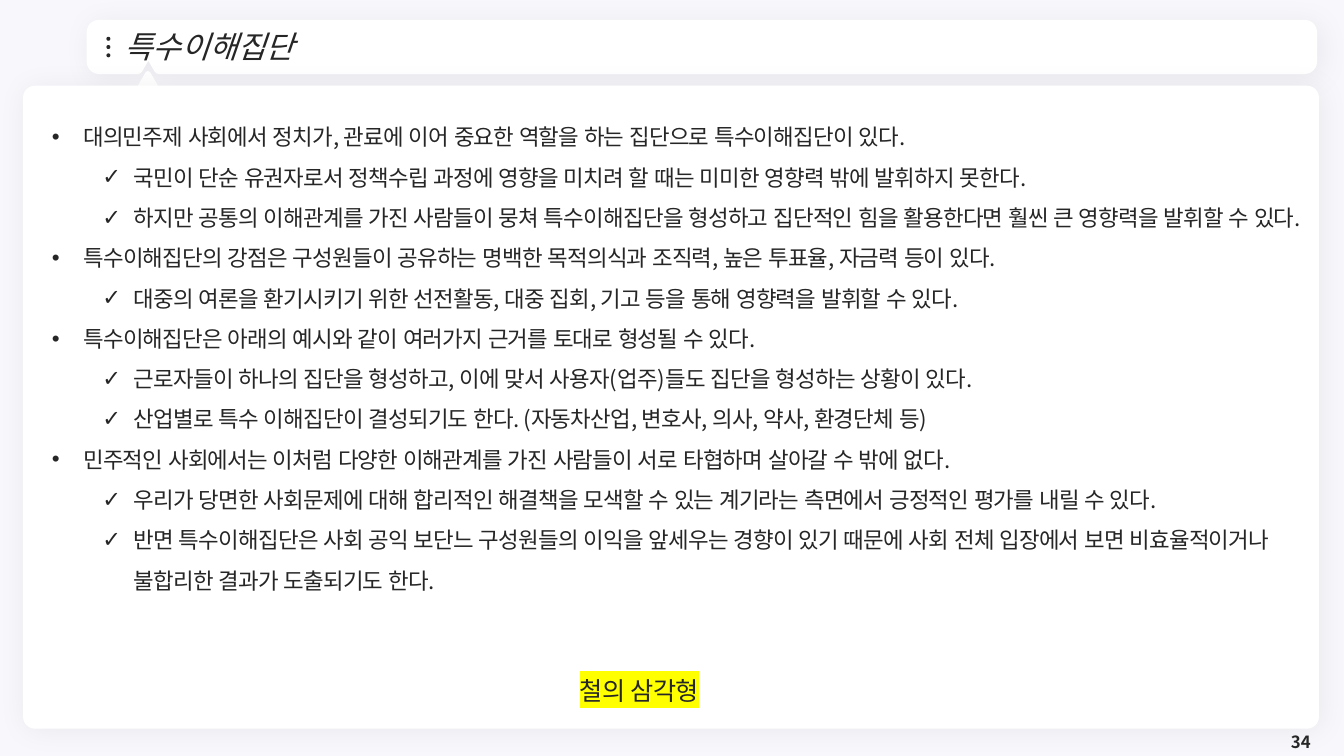
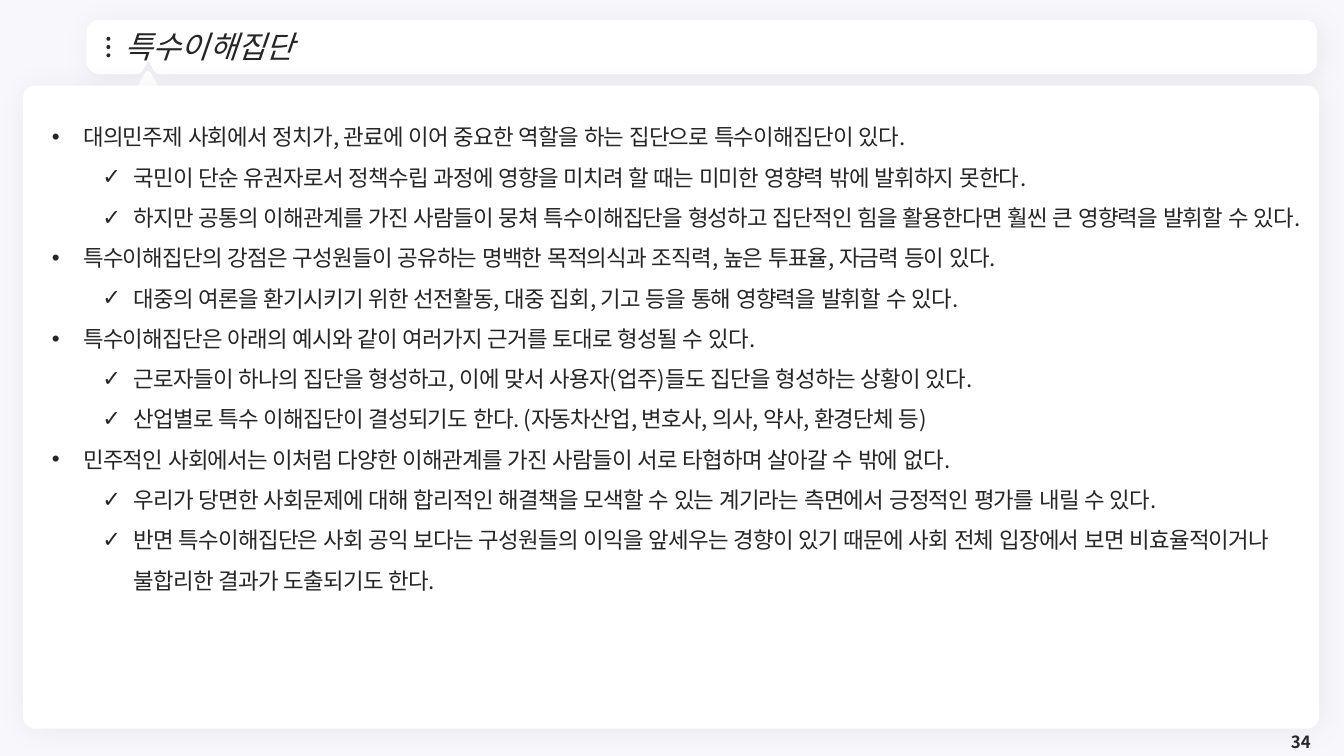
Before and after one commit to meandthey/Teaching, a slide deck: slide 34 of 재정학/01_Lectures/재정학_Chapter_5.pptx. Drawn at 1344x756 pixels with LibreOffice and Linux fonts; fonts in the diff are those of the drawing; background and template pictures are left out. Boxes give left, top, right and bottom in pixels: in the first picture for what was removed or moved away, otherwise in the second. Text is boxed around its words. In the diff, an @@ line names an element or a change of style, - is before the commit and + after.

```diff
--- a/재정학/01_Lectures/재정학_Chapter_5.pptx
+++ b/재정학/01_Lectures/재정학_Chapter_5.pptx
@@ text at (x1=134, y1=529, x2=1270, y2=591): text changed @@
-  ✓ 반면 특수이해집단은 사회 공익 보단느 구성원들의 이익을 앞세우는 경향이 있기 때문에 사회 전체 입장에서 보면 비효율적이거나 불합리한 결과가 도출되기도 한다.
+  ✓ 반면 특수이해집단은 사회 공익 보다는 구성원들의 이익을 앞세우는 경향이 있기 때문에 사회 전체 입장에서 보면 비효율적이거나 불합리한 결과가 도출되기도 한다.
@@ text removed at (x1=580, y1=679, x2=699, y2=702) @@
-철의 삼각형
```
Also in this commit, not shown: 2 other slides changed, 8 other files.
